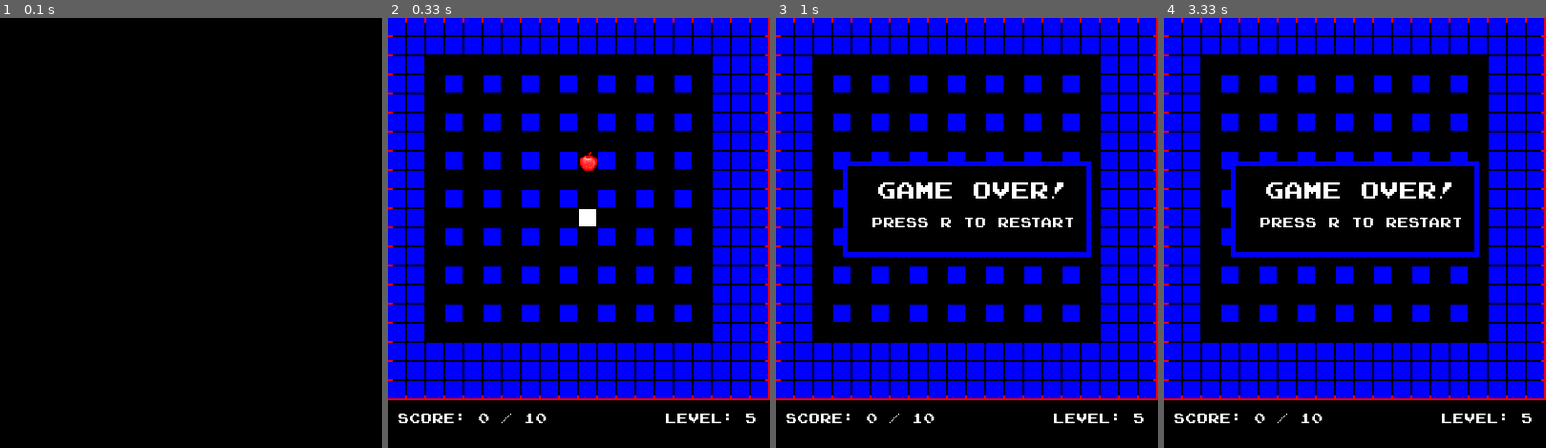
Above: before the commit, frames 1-4 (left to right).
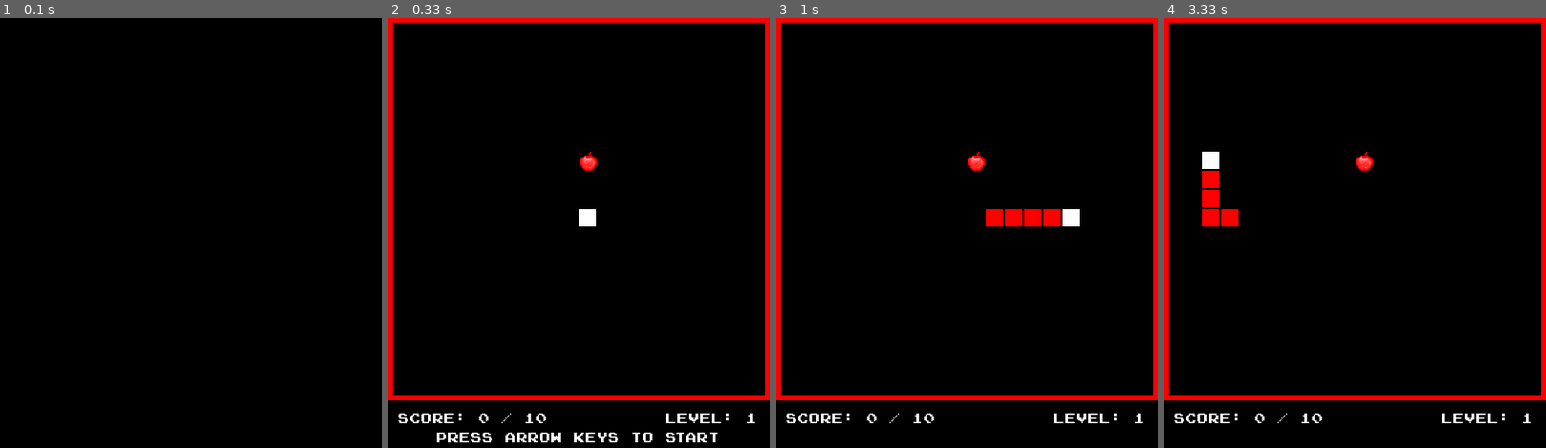
Above: after the commit, the same moments.

Repository: egortrussov/python-projects
Game: pygame game, started from snake_game/script.py
The game is run twice, just before and just after one commit, with the same random seed, the same clock (stepped at 60 frames per second) and the same inputs.
Inputs:
- Up to frame 1 (0.1 s): no input
- Up to frame 2 (0.33 s): no input
- Up to frame 3 (1 s): hold Right 0.33-0.8 s; hold Up from 0.83 s (still down)
- Up to frame 4 (3.33 s): release Up at 1.13 s; hold Right 1.17-1.63 s; hold Down 2.23-2.53 s; hold Left 2.57-2.97 s; hold Up from 3 s (still down)

Frame 1 is identical in both runs. In frame 2, 41% of the frame differs, in the area x 0-100%, y 0-99%; in frame 3, 42%; in frame 4, 42%, in the area x 0-100%, y 0-95%.

Commit message:
snake game final commit

Diff:
--- a/snake_game/script.py
+++ b/snake_game/script.py
@@ -32,10 +32,11 @@
 score = 0
 direction = ''
 isPlaying = True
+isWaiting = True
 isGameOver = False
 isNextLevelMenu = False
 isFinishGameMenu = False
-level = 5
+level = 1
 goalScore = 10
 levelNum = 5
 walls = []
@@ -92,7 +93,6 @@
     appleImg = pygame.image.load(os.path.join('images', 'apple1.png'))
     screen.blit(appleImg, (appleX * gridSize, appleY * gridSize))
 
-
 def drawWalls():
     global level
     global walls
@@ -363,6 +363,10 @@
     screen.blit(restertText, (120, 300))
     screen.blit(restertText1, (150, 320))
 
+def drawHintText():
+    hintText = font.render('Press arrow keys to start', 1, (255, 255, 255))
+    screen.blit(hintText, [50, 430])
+
 pygame.display.flip()
 
 timer = 0
@@ -395,24 +399,28 @@
         isFinishGameMenu = False
         isPlaying = True
 
-    if (isPlaying):
+    if (isPlaying or isWaiting):
 
         if (keys[pygame.K_UP] and direction != 'down'):
             direction = 'up'
             vy = -1
             vx = 0
+            isWaiting = False
         if (keys[pygame.K_DOWN] and direction != 'up'):
             direction = 'down'
             vy = 1
             vx = 0
+            isWaiting = False
         if (keys[pygame.K_LEFT] and direction != 'right'):
             direction = 'left'
             vx = -1
             vy = 0
+            isWaiting = False
         if (keys[pygame.K_RIGHT] and direction != 'left'):
             direction = 'right'
             vx = 1
             vy = 0
+            isWaiting = False
 
     if (score >= goalScore):
         isPlaying = False
@@ -433,6 +441,9 @@
     levelText = font.render(('Level: ' + str(level)), 1, (255, 255, 255))
     screen.blit(scoreText, (10, 410))
     screen.blit(levelText, (290, 410))
+
+    if (isWaiting):
+        drawHintText()
 
     drawWalls()
 
@@ -516,28 +527,28 @@
             timeWhenColorChanged = timer
 
 
-        if (appleX == playerX and appleY == playerY):
-            tail += 1
-            score += 1
-
-            isAppleCoordFound = False
-            while (not isAppleCoordFound):
-                appleX = random.randint(1, tileC - 1)
-                appleY = random.randint(1, tileC - 1)
-
-                isCorrect = True
-
-                for node in trail:
-                    if (node.x == appleX and node.y == appleY):
-                        isCorrect = False
-                        break
-                for node in walls:
-                    if (node.x == appleX and node.y == appleY):
-                        isCorrect = False
-                        break
-                isAppleCoordFound = isCorrect
-
-        drawApple()
+    if (appleX == playerX and appleY == playerY):
+        tail += 1
+        score += 1
+
+        isAppleCoordFound = False
+        while (not isAppleCoordFound):
+            appleX = random.randint(1, tileC - 1)
+            appleY = random.randint(1, tileC - 1)
+
+            isCorrect = True
+
+            for node in trail:
+                if (node.x == appleX and node.y == appleY):
+                    isCorrect = False
+                    break
+            for node in walls:
+                if (node.x == appleX and node.y == appleY):
+                    isCorrect = False
+                    break
+            isAppleCoordFound = isCorrect
+
+    drawApple()
 
     if (isGameOver):
         drawGameOverMenu()
